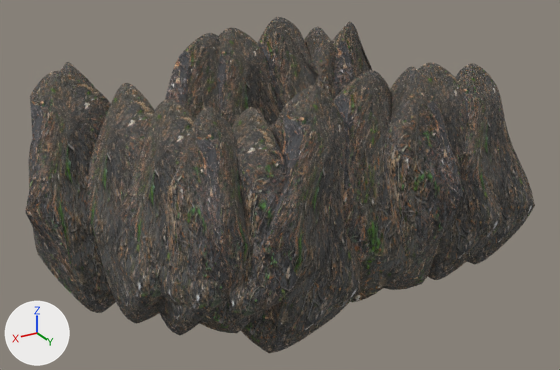
Before and after pictures for a commit that changed the glTF model Editor/assets/models/canyon/canyon07.gltf.
Before and after are seen from a 50 mm camera at (71.2, 116.8, 62.5) aimed at (2.3, 2.1, 5.1). Lighting does not change. The marker at lower left points along +X, +Y and +Z. Where no turn or scale is listed for an object, it has been applied to the vertices.

Before the edit, the objects in view are built like this:
```python
me_cube_002 = bpy.data.meshes.new('Cube.002')
me_cube_002.from_pydata(...)  # 457 vertices, 910 faces; spans x -0.56..0.56, y -0.55..0.51, z -1.13..0.87
me_cube_002.materials.append(mat_rock_no_shine)
ob_rock_1565 = bpy.data.objects.new('Rock.1565', me_cube_002)
ob_rock_1565.location = (-11.4, 20.2, 6.4)
ob_rock_1565.rotation_euler = (-3.131, 0.0468, 0.136)  # degrees (-179, 2.7, 7.8)
ob_rock_1565.scale = (21.4, 21.4, 21.4)
ob_rock_1570 = bpy.data.objects.new('Rock.1570', me_cube_002)
ob_rock_1570.location = (-20.0, 19.4, 6.4)
ob_rock_1570.rotation_euler = (-3.131, 0.0468, -1.369)  # degrees (-179, 2.7, -78)
ob_rock_1570.scale = (20.4, 20.4, 20.4)
ob_rock_1574 = bpy.data.objects.new('Rock.1574', me_cube_002)
ob_rock_1574.location = (-28.7, 19.8, 6.4)
ob_rock_1574.rotation_euler = (-3.131, 0.0468, -1.193)  # degrees (-179, 2.7, -68)
ob_rock_1574.scale = (19.5, 19.5, 19.5)
# also in view: 'Rock.1677' at (-22.3, -22.1, 8.6); 'Rock.1558' at (-0.6, 19.0, 9.2); 'Rock.1681' at (7.3, -22.5, 9.1); 'Rock.1675' at (-3.8, -21.6, 9.2); 'Rock.1560' at (17.9, 19.6, 8.6)
```
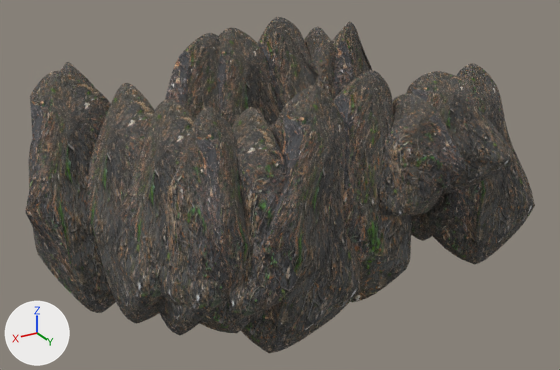
Boxes [x1, y1, x2, y2] around the edits, measured in the pictures (560 x 370 px):
'Rock.1565', moved, rescaled (10% wider, 45% shorter)
    before: [382, 67, 464, 290]
    after: [377, 93, 467, 216]
'Rock.1570', moved, rescaled
    before: [418, 62, 503, 280]
    after: [406, 71, 514, 193]

The edits, one by one:
Object 'Rock.1565' (ob_rock_1565) moves from (-11.4, 20.2, 6.4) to (-11.4, 20.2, 12.9).
Object 'Rock.1565' (ob_rock_1565) is rescaled from (21.4, 21.4, 21.4) to (21.4, 21.4, 11.5).
Object 'Rock.1570' (ob_rock_1570) moves from (-20.0, 19.4, 6.4) to (-20.0, 20.3, 16.1).
Object 'Rock.1570' (ob_rock_1570) is rescaled from (20.4, 20.4, 20.4) to (20.4, 20.4, 10.8).
